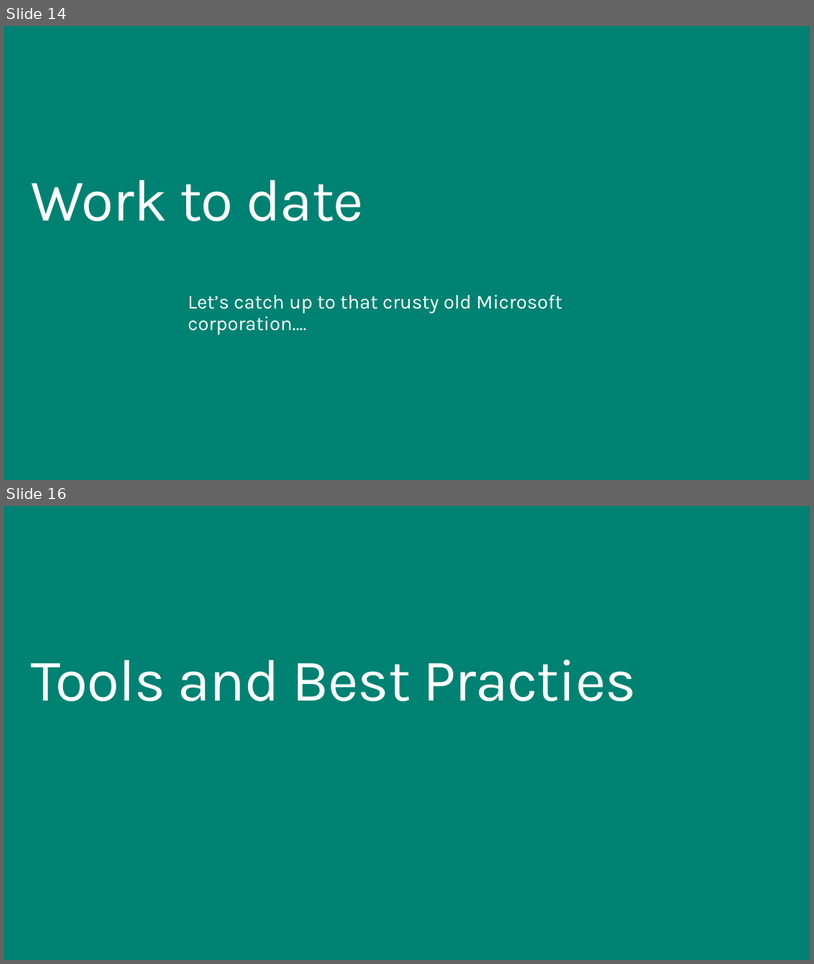
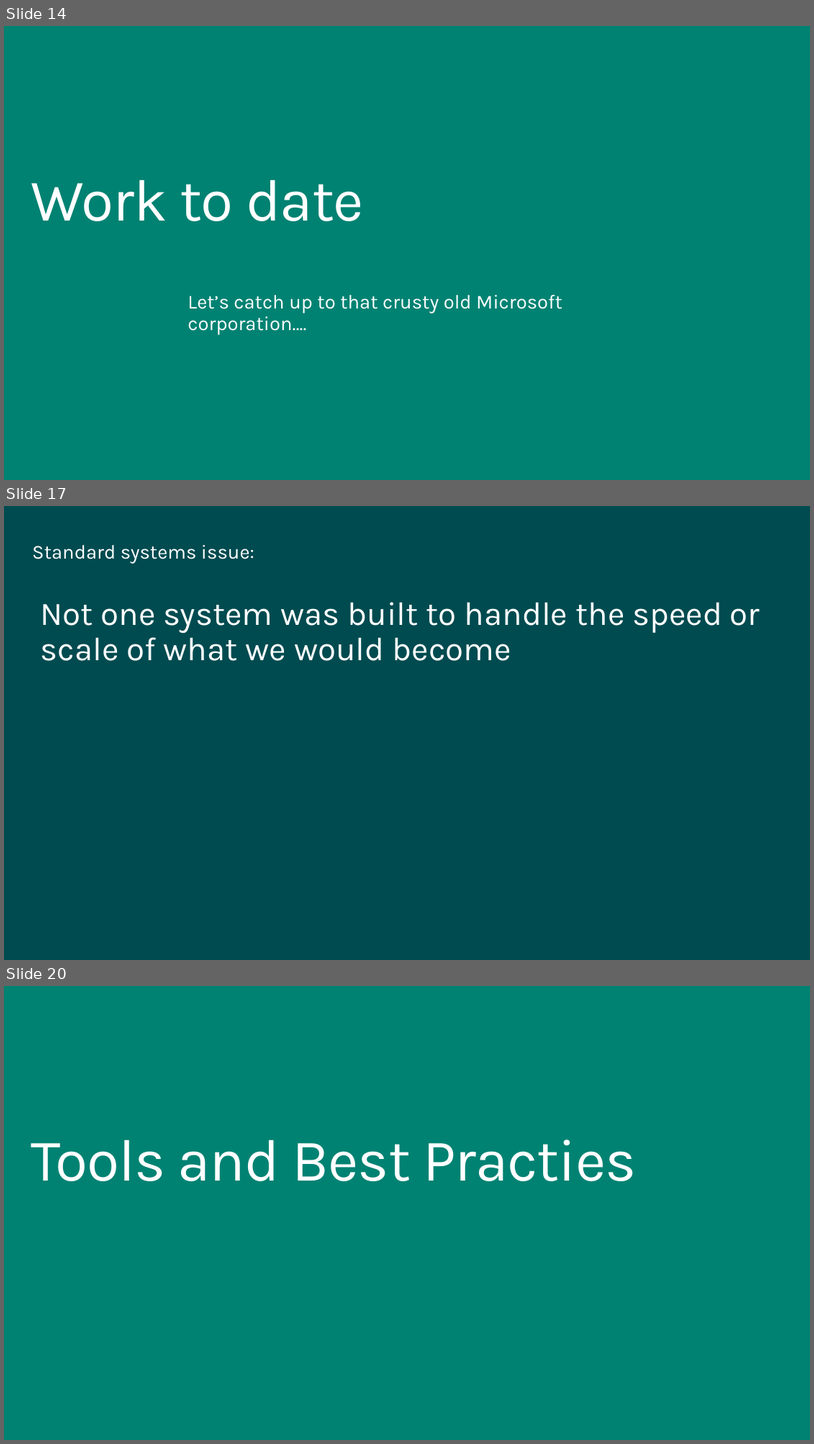
Before and after one commit to squillace/presentations, a slide deck: idw-2015/Content Matters-Open Authoring and Collaboration Across Disciplines.pptx. Shown one above the other, each under a label of ours: slides 14 and 16 before the commit, slides 14, 17 and 20 after it; the slides between them are not shown. The pictures are 814x964 and 814x1444 pixels, drawn with LibreOffice and Linux fonts; fonts in the diff are those of the drawing; background and template pictures are left out. Boxes give left, top, right and bottom in pixels: in the first picture for what was removed or moved away, otherwise in the second. Text is boxed around its words. In the diff, an @@ line names an element or a change of style, - is before the commit and + after.

```diff
--- a/idw-2015/Content Matters-Open Authoring and Collaboration Across Disciplines.pptx
+++ b/idw-2015/Content Matters-Open Authoring and Collaboration Across Disciplines.pptx
@@ slide 17 added at [4,506,810,960], background #004B50 @@
@@ text added at [32,545,255,564], 24 pt, text #FFFFFF @@
+Standard systems issue:
@@ title added at [41,602,760,661], 40 pt, text #FFFFFF @@
+  Not one system was built to handle the speed or scale of what we would become
@@ what was slide 16 is now slide 20 @@
```
Also in this commit, not shown: 3 slides changed, 3 other slides added, 1 slide removed.
